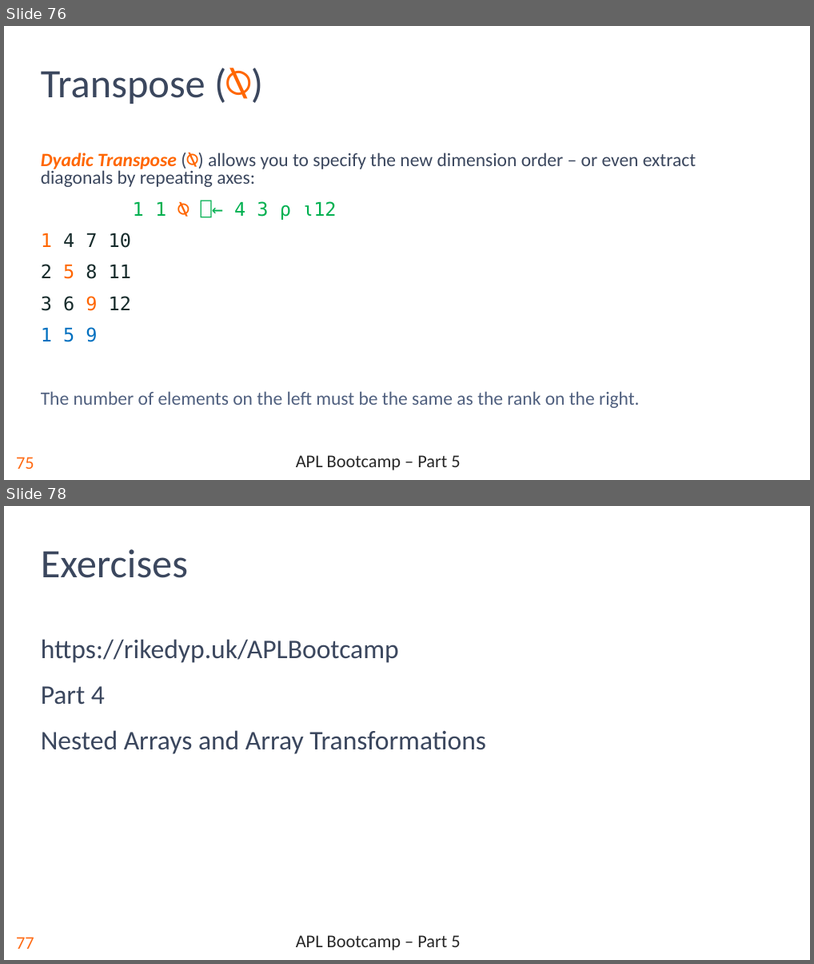
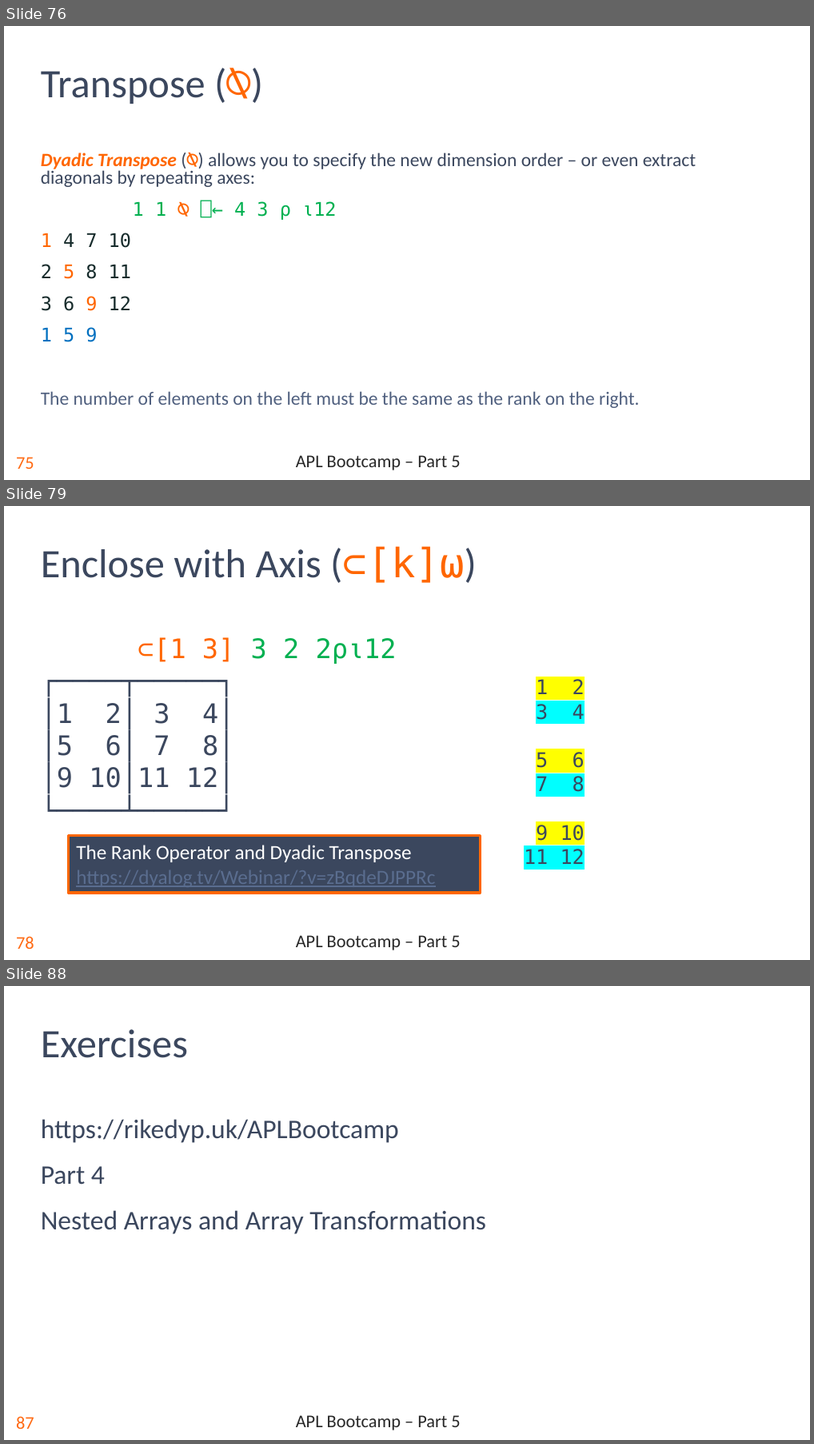
Before and after one commit to rikedyp/APLBootcamp, a slide deck: slides/APL_Bootcamp-part-5.pptx. Shown one above the other, each under a label of ours: slides 76 and 78 before the commit, slides 76, 79 and 88 after it; the slides between them are not shown. The pictures are 814x964 and 814x1444 pixels, drawn with LibreOffice and Linux fonts; fonts in the diff are those of the drawing; background and template pictures are left out. Boxes give left, top, right and bottom in pixels: in the first picture for what was removed or moved away, otherwise in the second. Text is boxed around its words. In the diff, an @@ line names an element or a change of style, - is before the commit and + after.

```diff
--- a/slides/APL_Bootcamp-part-5.pptx
+++ b/slides/APL_Bootcamp-part-5.pptx
@@ slide 79 added at box(4, 506, 810, 960), background #FFFFFF; not listed: 2 template elements that a slide beside it also shows @@
@@ title added at box(41, 546, 477, 583), 36 pt, text #3B475E @@
+Enclose with Axis (⊂[k]⍵)
@@ text added at box(41, 637, 397, 793), 24 pt, text #3B475E @@
+⊂[1 3] 3 2 2⍴⍳12
+┌────┬─────┐
+│1 2│ 3 4│
+│5 6│ 7 8│
+│9 10│11 12│
+└────┴─────┘
@@ text added at box(524, 679, 585, 864), 18 pt, text #3B475E @@
+1 2
+3 4
+5 6
+7 8
+9 10
+11 12
@@ rectangle added at box(69, 836, 481, 893), fill #3B475E, outline #FF6600 2.25 pt, 18 pt, text #5A6D8F, underline @@
+The Rank Operator and Dyadic Transpose
+https://dyalog.tv/Webinar/?v=zBqdeDJPPRc
@@ what was slide 78 is now slide 88 @@
@@ page number at box(16, 1416, 34, 1428): text changed @@
-77
+87
```
Also in this commit, not shown: 6 slides changed, 12 other slides added, 1 slide removed.
